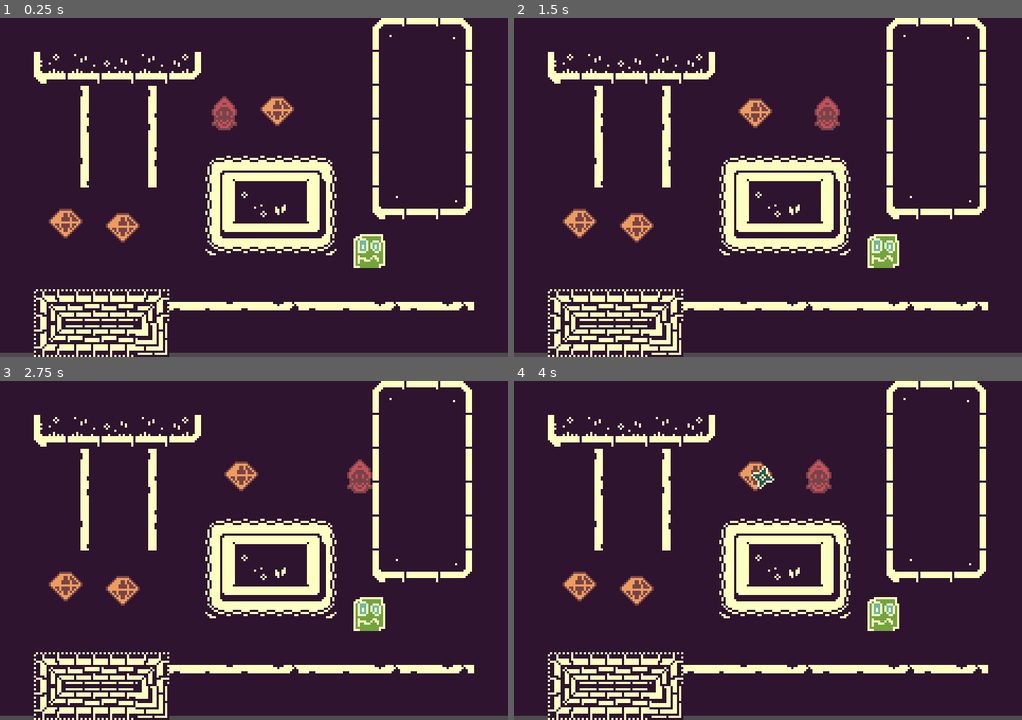
Above: before the commit, frames 1-4 (two rows, left to right).
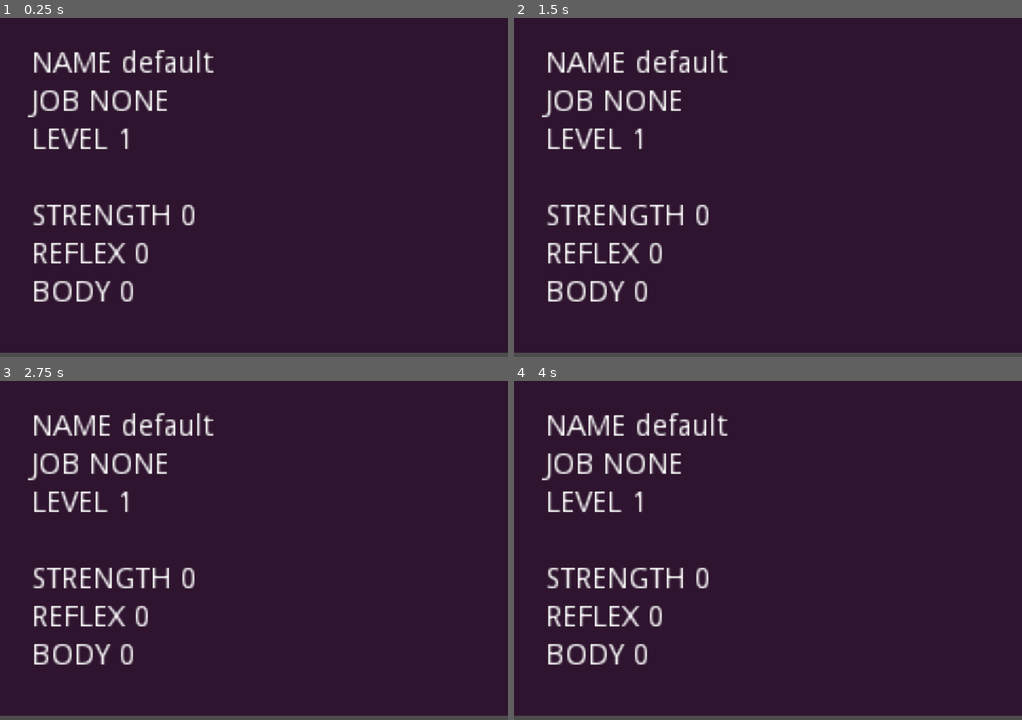
Above: after the commit, the same moments.

Repository: discolingua/ldtk-godot-example
Game: Godot game, scene res://Scenes/CreateCharacter.tscn
The game is run twice, just before and just after one commit, with the same random seed, the same clock (stepped at 60 frames per second) and the same inputs. Before the commit the project starts from res://Scenes/GameWorld.tscn.
Inputs (mouse positions are in pixels of both pictures, inside the frame that each line leads up to):
- Up to frame 1 (0.25 s): no input
- Up to frame 2 (1.5 s): tap Enter (ui_accept) at 0.5, 0.77 s; move the mouse to (879, 170) at 0.52 s; hold Right (ui_right) 0.53-1.25 s; tap Alt at 0.6 s; click (879, 170) at 0.67 s; drag from (666, 204) to (757, 112) at 1.27 s
- Up to frame 3 (2.75 s): tap Enter (ui_accept) at 2 s; move the mouse to (304, 475) at 2.02 s; hold Right (ui_right) from 2.03 s (still down); tap Shift at 2.1 s
- Up to frame 4 (4 s): release Right (ui_right) at 2.75 s; tap Enter (ui_accept) at 2.75, 3.5, 3.77 s; drag from (742, 618) to (757, 475) at 2.77 s; move the mouse to (920, 601) at 3.52 s; hold Left (ui_left) from 3.53 s (still down); tap Ctrl at 3.6 s

The runs differ from the first frame. In frame 1, 18% of the frame differs, in the area x 5-94%, y 0-100%; in frame 2, 18%; in frame 3, 18%; in frame 4, 18%.

Commit message:
char sheet v1

Diff:
--- /dev/null
+++ b/Scenes/CreateCharacter.tscn
@@ -0,0 +1,121 @@
+[gd_scene load_steps=3 format=2]
+
+[ext_resource path="res://Scripts/CreateCharacter.gd" type="Script" id=1]
+
+[sub_resource type="Theme" id=1]
+
+[node name="CreateCharacter" type="Control"]
+script = ExtResource( 1 )
+
+[node name="ColorRect" type="ColorRect" parent="."]
+margin_right = 240.0
+margin_bottom = 158.0
+color = Color( 0.184314, 0.0784314, 0.184314, 1 )
+
+[node name="StatColumn" type="VBoxContainer" parent="."]
+margin_left = 15.0
+margin_top = 15.0
+margin_right = 125.0
+margin_bottom = 145.0
+
+[node name="RowName" type="HBoxContainer" parent="StatColumn"]
+margin_right = 110.0
+margin_bottom = 14.0
+
+[node name="LabelName" type="Label" parent="StatColumn/RowName"]
+margin_right = 38.0
+margin_bottom = 14.0
+theme = SubResource( 1 )
+text = "Name"
+uppercase = true
+
+[node name="ValueName" type="Label" parent="StatColumn/RowName"]
+margin_left = 42.0
+margin_right = 42.0
+margin_bottom = 14.0
+
+[node name="RowJob" type="HBoxContainer" parent="StatColumn"]
+margin_top = 18.0
+margin_right = 110.0
+margin_bottom = 32.0
+
+[node name="LabelJob" type="Label" parent="StatColumn/RowJob"]
+margin_right = 23.0
+margin_bottom = 14.0
+text = "Job"
+uppercase = true
+
+[node name="ValueJob" type="Label" parent="StatColumn/RowJob"]
+margin_left = 27.0
+margin_right = 27.0
+margin_bottom = 14.0
+
+[node name="RowLevel" type="HBoxContainer" parent="StatColumn"]
+margin_top = 36.0
+margin_right = 110.0
+margin_bottom = 50.0
+
+[node name="LabelLevel" type="Label" parent="StatColumn/RowLevel"]
+margin_right = 36.0
+margin_bottom = 14.0
+text = "Level"
+uppercase = true
+
+[node name="ValueLevel" type="Label" parent="StatColumn/RowLevel"]
+margin_left = 40.0
+margin_right = 40.0
+margin_bottom = 14.0
+
+[node name="spacer" type="Label" parent="StatColumn"]
+margin_top = 54.0
+margin_right = 110.0
+margin_bottom = 68.0
+
+[node name="RowStrength" type="HBoxContainer" parent="StatColumn"]
+margin_top = 72.0
+margin_right = 110.0
+margin_bottom = 86.0
+
+[node name="LabelStrength" type="Label" parent="StatColumn/RowStrength"]
+margin_right = 66.0
+margin_bottom = 14.0
+theme = SubResource( 1 )
+text = "Strength"
+uppercase = true
+
+[node name="ValueStrength" type="Label" parent="StatColumn/RowStrength"]
+margin_left = 70.0
+margin_right = 70.0
+margin_bottom = 14.0
+
+[node name="RowReflex" type="HBoxContainer" parent="StatColumn"]
+margin_top = 90.0
+margin_right = 110.0
+margin_bottom = 104.0
+
+[node name="LabelReflex" type="Label" parent="StatColumn/RowReflex"]
+margin_right = 44.0
+margin_bottom = 14.0
+text = "Reflex"
+uppercase = true
+
+[node name="ValueReflex" type="Label" parent="StatColumn/RowReflex"]
+margin_left = 48.0
+margin_right = 48.0
+margin_bottom = 14.0
+
+[node name="RowBody" type="HBoxContainer" parent="StatColumn"]
+margin_top = 108.0
+margin_right = 110.0
+margin_bottom = 122.0
+
+[node name="LabelBody" type="Label" parent="StatColumn/RowBody"]
+margin_right = 37.0
+margin_bottom = 14.0
+text = "Body"
+uppercase = true
+
+[node name="ValueBody" type="Label" parent="StatColumn/RowBody"]
+margin_left = 41.0
+margin_right = 41.0
+margin_bottom = 14.0
--- a/Scenes/GameWorld.tscn
+++ b/Scenes/GameWorld.tscn
@@ -17,13 +17,13 @@
 margin_bottom = 158.0
 color = Color( 0.184314, 0.0784314, 0.184314, 1 )
 
-[node name="PickupGem" parent="ColorRect" instance=ExtResource( 4 )]
+[node name="canaritest" parent="." instance=ExtResource( 2 )]
+
+[node name="PickupGem2" parent="." instance=ExtResource( 4 )]
 position = Vector2( 58, 99 )
 
-[node name="PickupGem2" parent="ColorRect" instance=ExtResource( 4 )]
+[node name="PickupGem3" parent="." instance=ExtResource( 4 )]
 position = Vector2( 131, 44 )
-
-[node name="canaritest" parent="." instance=ExtResource( 2 )]
 
 [node name="Player" parent="." instance=ExtResource( 1 )]
 position = Vector2( 106, 45 )
--- /dev/null
+++ b/Scripts/CreateCharacter.gd
@@ -0,0 +1,11 @@
+extends Control
+
+
+func _ready():
+	$StatColumn/RowName/ValueName.text = Global.playerStats["Name"]
+	$StatColumn/RowJob/ValueJob.text = Global.playerStats["Job"]
+	$StatColumn/RowLevel/ValueLevel.text = str(Global.playerStats["Level"])
+
+	$StatColumn/RowStrength/ValueStrength.text = str(Global.playerStats["Strength"])
+	$StatColumn/RowReflex/ValueReflex.text = str(Global.playerStats["Reflex"])
+	$StatColumn/RowBody/ValueBody.text = str(Global.playerStats["Body"])
--- a/Scripts/Global.gd
+++ b/Scripts/Global.gd
@@ -1,6 +1,15 @@
 extends Node
 
 var current_scene = null
+
+var playerStats : Dictionary = {"Name": "default",
+                                "Level": 1,
+                                "Job": "NONE",
+                                "Strength": 0,
+                                "Reflex": 0,
+                                "Body": 0}
+
+
 
 func _ready():
     var root = get_tree().get_root()
--- a/project.godot
+++ b/project.godot
@@ -39,7 +39,7 @@
 [application]
 
 config/name="ldtk_test"
-run/main_scene="res://Scenes/GameWorld.tscn"
+run/main_scene="res://Scenes/CreateCharacter.tscn"
 config/icon="res://icon.png"
 
 [autoload]
Not shown, changed: .mono/metadata/ide_messaging_meta.txt
Not shown, added: export_presets.cfg
Not shown, added: .gitignore
Not shown, added: gemtest.zip
